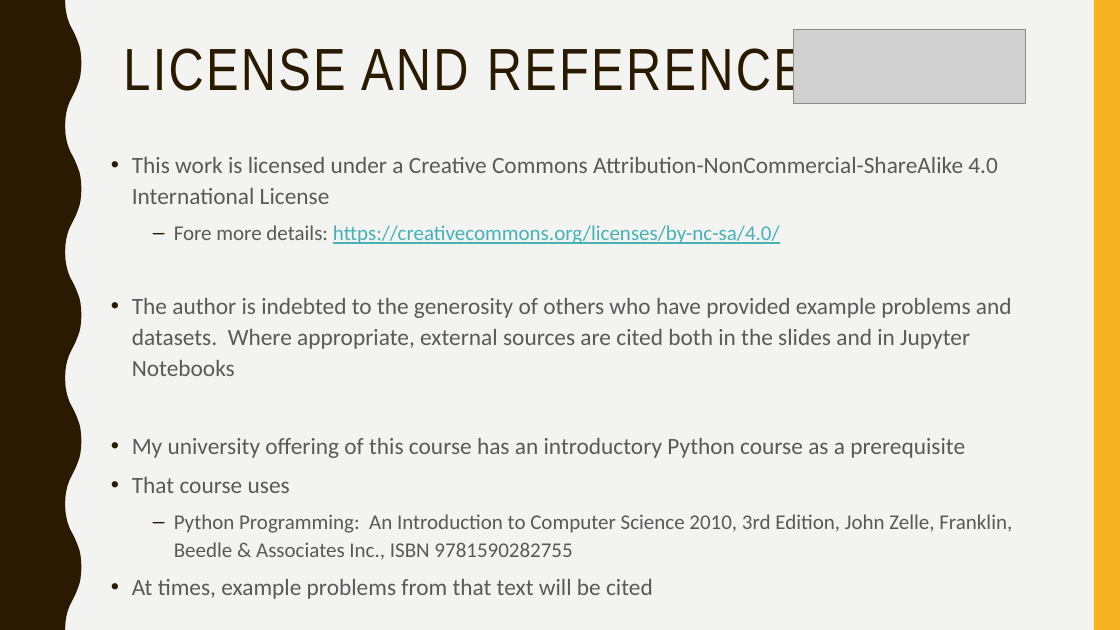
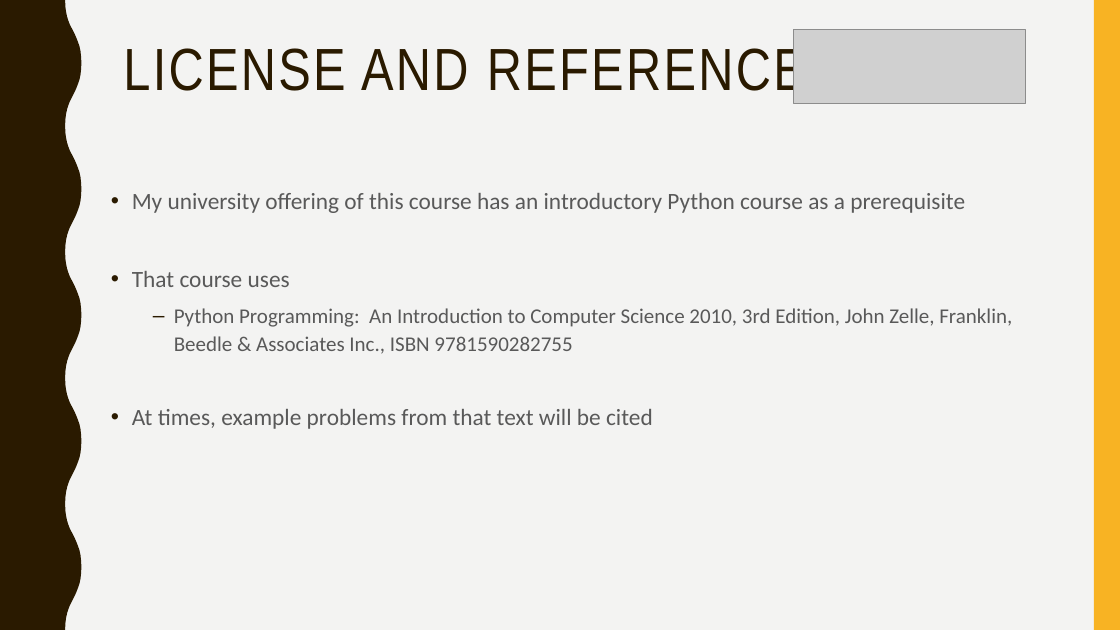
Before and after one commit to narock/scientific_computing_course, a slide deck: slide 3 of 02_Libraries/02_Scientific_Computing_Libs.pptx (slide 2 before the commit). Drawn at 1120x630 pixels with LibreOffice and Linux fonts; fonts in the diff are those of the drawing; grey boxes stand for pictures. Boxes give left, top, right and bottom in pixels: in the first picture for what was removed or moved away, otherwise in the second. Text is boxed around its words. In the diff, an @@ line names an element or a change of style, - is before the commit and + after.

Commit message:
Updated slides with more license text

```diff
--- a/02_Libraries/02_Scientific_Computing_Libs.pptx
+++ b/02_Libraries/02_Scientific_Computing_Libs.pptx
@@ text at (132, 157, 1012, 376): paragraphs removed @@
-• This work is licensed under a Creative Commons Attribution-NonCommercial-ShareAlike 4.0 International License
-  – Fore more details: https://creativecommons.org/licenses/by-nc-sa/4.0/
-• The author is indebted to the generosity of others who have provided example problems and datasets. Where appropriate, external sources are cited both in the slides and in Jupyter Notebooks
```
Also in this commit, not shown: 2 other slides changed, 1 slide added, 1 other file.
